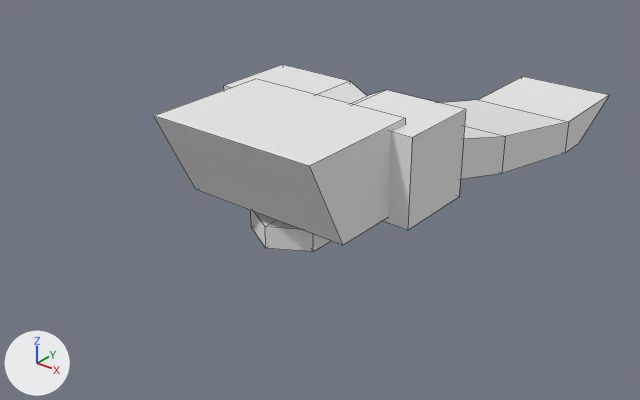
The OBJ model src/main/resources/assets/ivv/objmodels/parts/hitch.obj, before and after one commit.
Rendered twice from a 50 mm camera at (0.344, -0.379, 0.194) aimed at (-0.04, 0.1, -0.104). Every picture has the same lights, and +X, +Y and +Z are marked at lower left. Mesh edges are drawn as thin lines. Where no turn or scale is listed for an object, it has been applied to the vertices.

The first picture shows '#joint_alt', 'bolt', 'joint', 'pivot'.
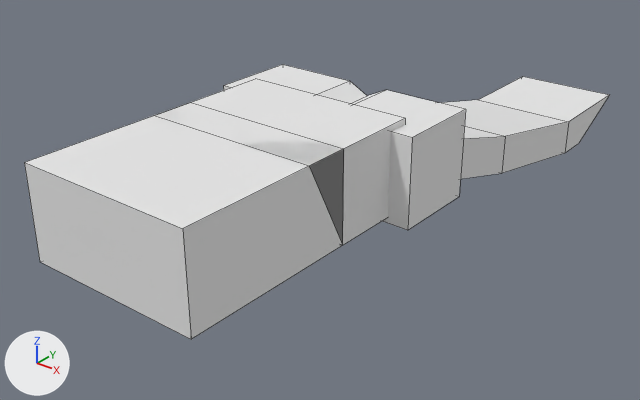
The newer file is also turned or shifted as a whole; pictures and numbers use the older file's frame.

Patch to the scene script:
```diff
--- a/src/main/resources/assets/ivv/objmodels/parts/hitch.obj.py
+++ b/src/main/resources/assets/ivv/objmodels/parts/hitch.obj.py
@@ me_mount @@
+me_mount.from_pydata([(-0.0625, -0.0625, 0.0625), (-0.0625, 0.0625, 0.0625), (-0.0625, 0.0625, 0.0), (-0.0625, -0.0625, 0.0), (0.0625, 0.0625, 0.0), (0.0625, 0.0625, 0.0625), (0.0625, -0.0625, 0.0625), (0.0625, -0.0625, 0.0), (-0.0312, -0.0312, 0.0078), (-0.0312, 0.0312, 0.0078), (0.0312, 0.0312, 0.0078), (0.0312, -0.0312, 0.0078)], [], [(0, 1, 2, 3), (4, 5, 6, 7), (5, 1, 0, 6), (8, 9, 10, 11), (2, 1, 5, 4), (6, 0, 3, 7), (9, 8, 3, 2), (10, 9, 2, 4), (11, 10, 4, 7), (8, 11, 7, 3)])
+me_mount.materials.append(mat_m_0)  # white #e7e7e7
@@ ob_mount @@
+ob_mount = bpy.data.objects.new('mount', me_mount)
+ob_mount.location = (0.0, -0.0688, -0.0625)
```

Changed parts and their boxes [x1, y1, x2, y2] in the pictures (640 x 400 px):
'mount', added: after [24, 112, 344, 339]
'bolt', unchanged, covered by the edit: before [251, 211, 330, 252]
